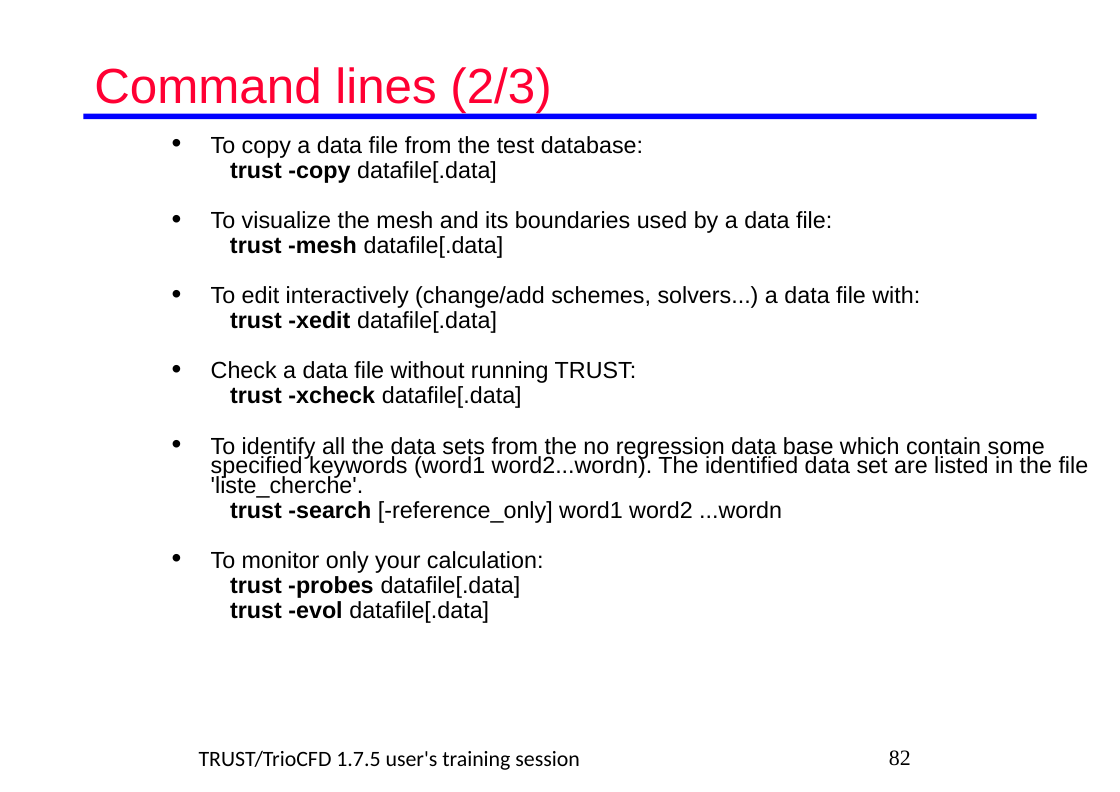
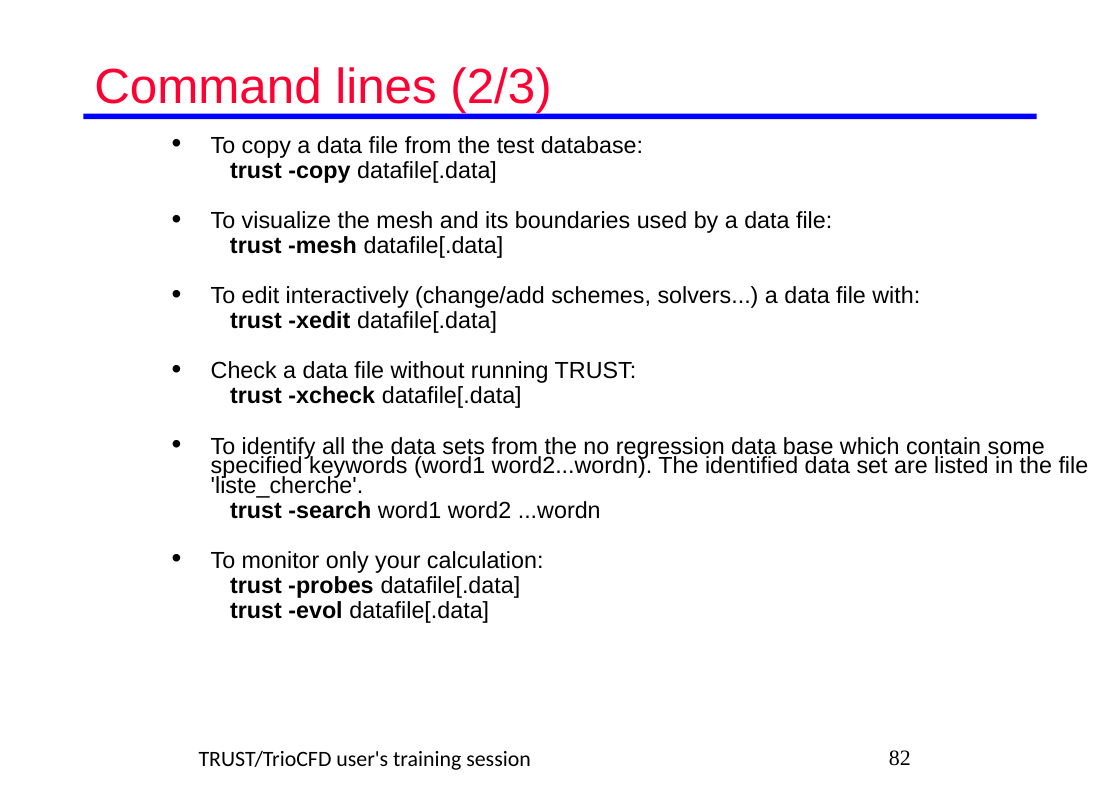
Before and after one commit to cea-trust-platform/trust-code, a slide deck: slide 82 of doc/TRUST/TRUST_and_TrioCFD_presentation.odp. Drawn at 1120x792 pixels with LibreOffice and Linux fonts; fonts in the diff are those of the drawing; background and template pictures are left out. Boxes give left, top, right and bottom in pixels: in the first picture for what was removed or moved away, otherwise in the second. Text is boxed around its words. In the diff, an @@ line names an element or a change of style, - is before the commit and + after.

```diff
--- a/doc/TRUST/TRUST_and_TrioCFD_presentation.odp
+++ b/doc/TRUST/TRUST_and_TrioCFD_presentation.odp
@@ text at [230, 501, 601, 519]: text changed @@
-trust -search [-reference_only] word1 word2 ...wordn
+trust -search word1 word2 ...wordn
@@ text at [199, 750, 531, 770]: text changed @@
-TRUST/TrioCFD 1.7.5 user's training session
+TRUST/TrioCFD user's training session
```
Also in this commit, not shown: 187 other slides changed, 19 other files.
